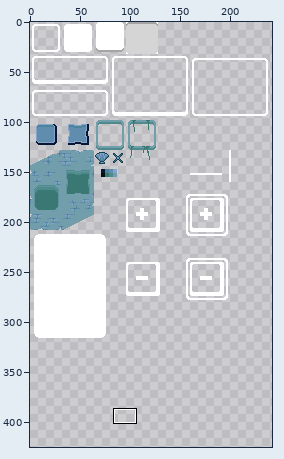
Edited in one commit: pixel-art file (gmtk-2026/assets/sprites/UI.aseprite). The picture above shows the old version from afar; the outline marks the close-up.
Close-up. As it was:
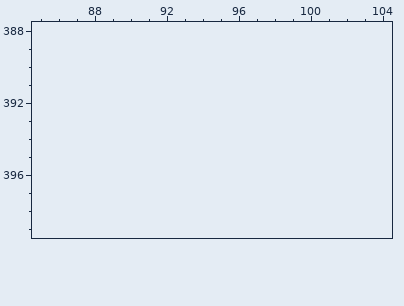
256x320 pixels, 1 frame. Shown: x 85..104, y 388..399. The old version is drawn lined up with the new one, on the new canvas. The wide view leaves out empty margins. The commit also changed other parts of the picture, which this record leaves out.
After the commit:
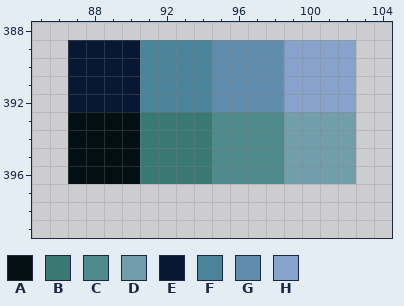
Palette (. is transparent): A #030f13  B #3a7973  C #4e898c  D #719eaa  E #081834  F #4a839a  G #608cad  H #87a3cb
Difference:
canvas 256x320 -> 256x480
Changed rows in their new state; - is an unchanged pixel.
first column x 87:
389 EEEEFFFFGGGGHHHH
390 EEEEFFFFGGGGHHHH
391 EEEEFFFFGGGGHHHH
392 EEEEFFFFGGGGHHHH
393 AAAABBBBCCCCDDDD
394 AAAABBBBCCCCDDDD
395 AAAABBBBCCCCDDDD
396 AAAABBBBCCCCDDDD
